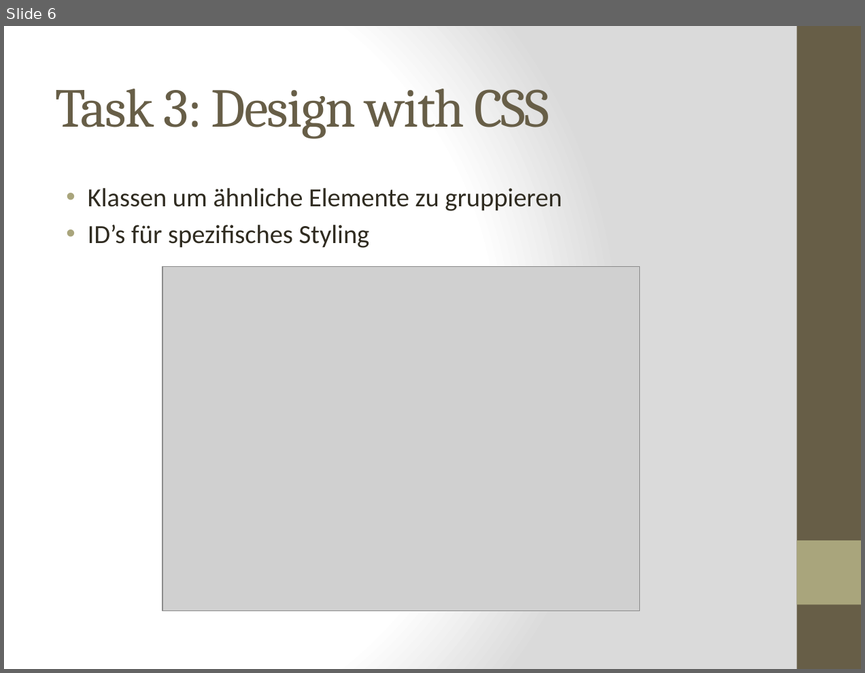
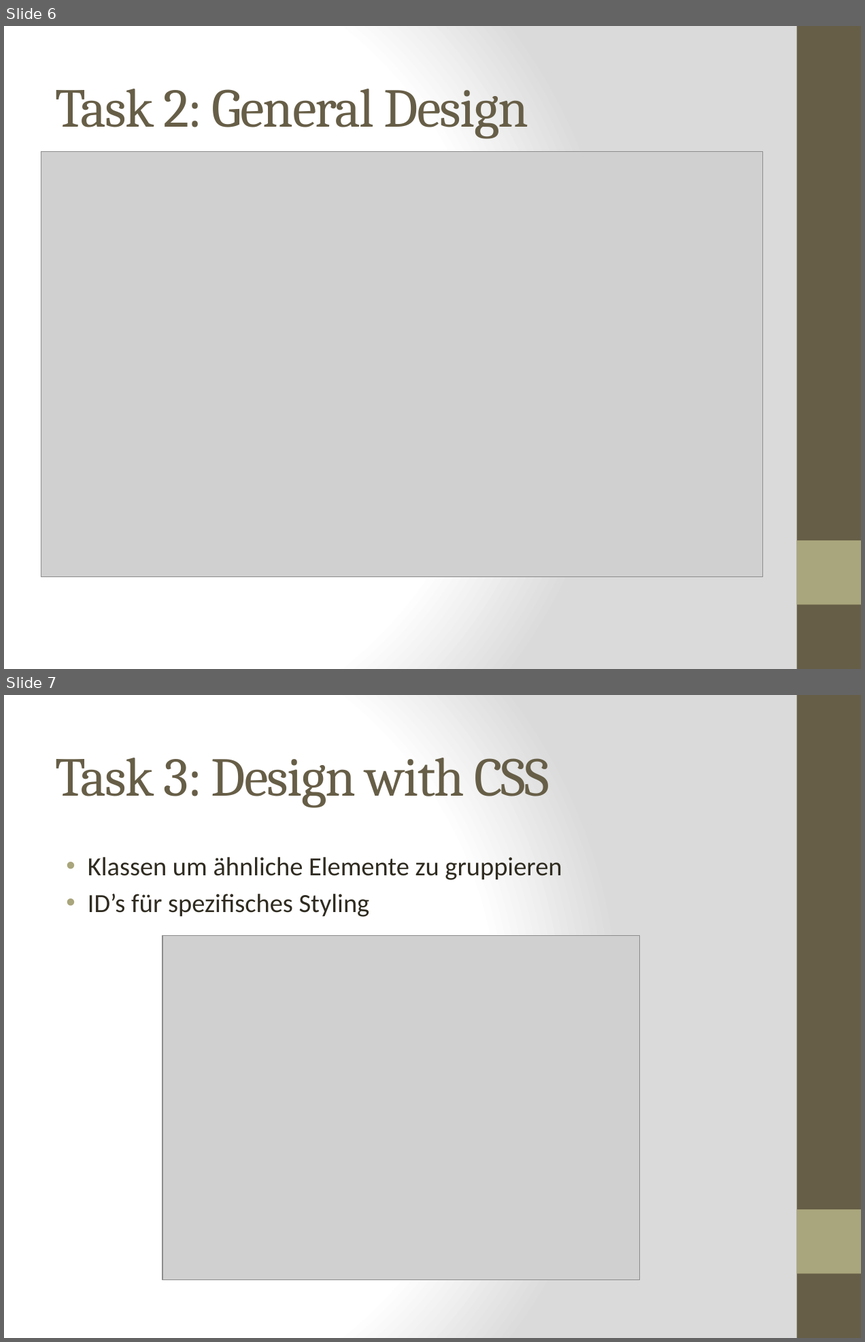
Before and after one commit to kochm8/ch.bfh.bti7054.w2014.p.beerwebshop, a slide deck: doc/Präsentation.pptx. Shown one above the other, each under a label of ours: slide 6 before the commit, slides 6 and 7 after it. The pictures are 865x673 and 865x1342 pixels, drawn with LibreOffice and Linux fonts; fonts in the diff are those of the drawing; grey boxes stand for pictures. Boxes give left, top, right and bottom in pixels: in the first picture for what was removed or moved away, otherwise in the second. Text is boxed around its words. In the diff, an @@ line names an element or a change of style, - is before the commit and + after.

```diff
--- a/doc/Präsentation.pptx
+++ b/doc/Präsentation.pptx
@@ slide 6 added at <box>4,26,861,669</box>, background gradient #FFFFFF to #DADADA; not listed: 2 template elements that a slide beside it also shows @@
@@ title added at <box>56,89,529,139</box>, 46 pt, text #675E47 @@
+Task 2: General Design
@@ picture added at <box>41,152,762,577</box> @@
@@ what was slide 6 is now slide 7 @@
```
Also in this commit, not shown: 1 slide changed.
